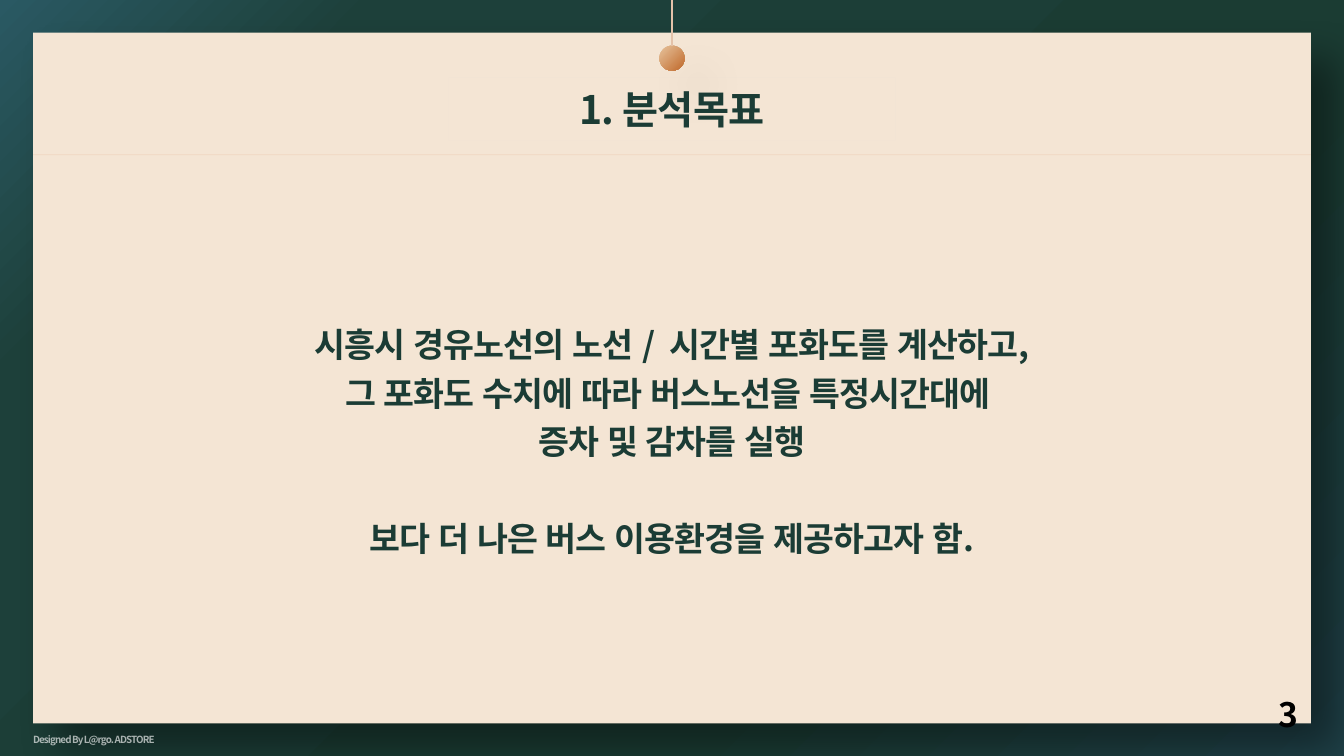
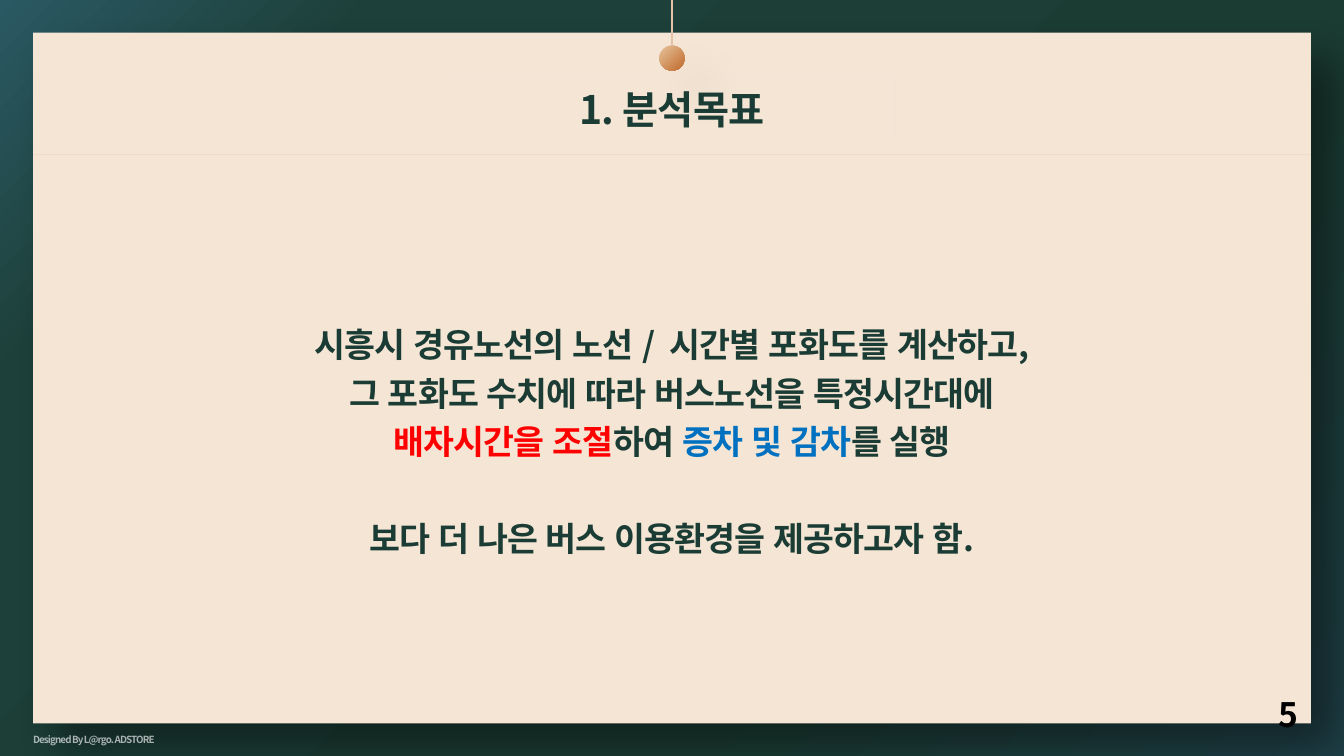
Before and after one commit to mugju/Big_data_Siheung_project, a slide deck: slide 5 of 빅데이터-시흥시연계_이영채_김동혁.pptx (slide 3 before the commit). Drawn at 1344x756 pixels with LibreOffice and Linux fonts; fonts in the diff are those of the drawing. Boxes give left, top, right and bottom in pixels: in the first picture for what was removed or moved away, otherwise in the second. Text is boxed around its words. In the diff, an @@ line names an element or a change of style, - is before the commit and + after.

```diff
--- a/빅데이터-시흥시연계_이영채_김동혁.pptx
+++ b/빅데이터-시흥시연계_이영채_김동혁.pptx
@@ text at [393, 425, 951, 457]: text changed; text colour #1B3C35 to #FF0000 @@
-증차 및 감차를 실행
+배차시간을 조절하여 증차 및 감차를 실행
@@ page number at [1278, 692, 1298, 736]: text changed @@
-3
+5
```
Also in this commit, not shown: 1 other slide changed, 2 slides added.
